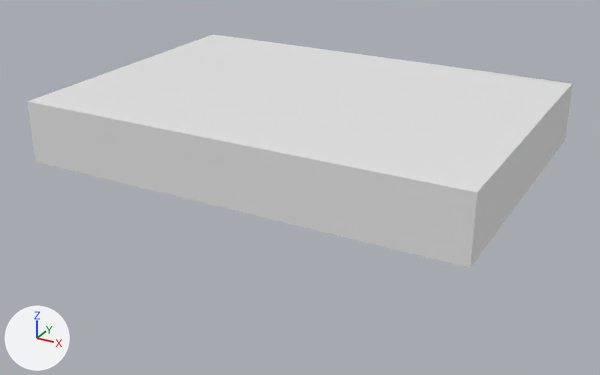
A saved change to the FBX model Assets/Models/Shrine/Fogo/Walls.fbx.
Camera for both pictures: a 50 mm lens placed at (21.8, -66.5, 31.8), pointed at (-15.9, 2.1, -2.5). The axes (+X, +Y, +Z) are drawn at lower left. The lights are the same throughout. Materials are left out; every surface is plain grey. Where no turn or scale is listed for an object, it has been applied to the vertices.

In view in the first picture: 'Walls'.
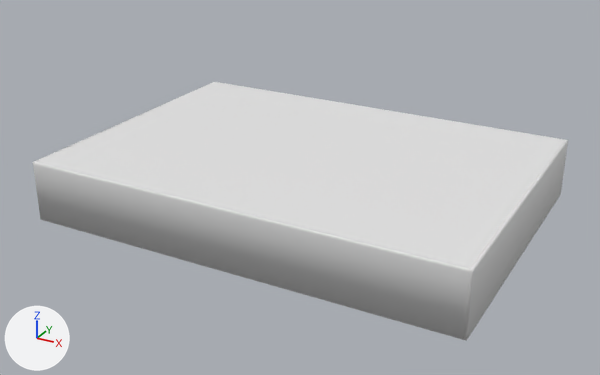
The newer file is also rescaled (x0.989), turned or shifted as a whole; pictures and numbers use the older file's frame.

Diff of the bpy script that builds the scene:
```diff
--- a/Assets/Models/Shrine/Fogo/Walls.fbx.py
+++ b/Assets/Models/Shrine/Fogo/Walls.fbx.py
@@ me_cube @@
 # used by ob_walls; location = (-20.68, 4.16, 4.14)
-me_cube.from_pydata(...)  # 442 vertices, 448 faces; spans x -17.4..27.1, y -16.1..15.5, z -3.2..3.1
+me_cube.from_pydata(...)  # 16 vertices, 9 faces; spans x -17.4..27.1, y -16.1..15.5, z -3.2
+# me_cube part 1
+# 212 vertices are removed from x -17.4..27.1, y -16.1..15.5, z -3.2..3.1
+# 228 faces are deleted
+# 10 vertices are added at x -17.4..27.1, y -16.1..15.5, z -3.2
+# 9 new faces join them
@@ me_cube_057 @@
+me_cube_057.from_pydata(...)  # 24 vertices, 17 faces; spans x -0.1..0.1, y -18.3..13.3, z -4.1..2.2
@@ me_cube_006 @@
+me_cube_006.from_pydata(...)  # 30 vertices, 24 faces; spans x -0.2..0.2, y -14.8..17.0, z -4.1..2.2
@@ me_cube_007 @@
+me_cube_007.from_pydata(...)  # 30 vertices, 23 faces; spans x -21.0..23.8, y -0.1..0.1, z -4.1..2.2
@@ me_cube_005 @@
+me_cube_005.from_pydata(...)  # 36 vertices, 29 faces; spans x -25.0..20.1, y -0.1..0.1, z -4.1..2.2
@@ ob_walls_043 @@
+ob_walls_043 = bpy.data.objects.new('Walls.043', me_cube_057)
+ob_walls_043.location = (-38.22, 6.36, -1.23)
@@ ob_walls_005 @@
+ob_walls_005 = bpy.data.objects.new('Walls.005', me_cube_006)
+ob_walls_005.location = (6.62, 2.66, -1.23)
@@ ob_walls_006 @@
+ob_walls_006 = bpy.data.objects.new('Walls.006', me_cube_007)
+ob_walls_006.location = (-17.35, -12.03, -1.23)
@@ ob_walls_004 @@
+ob_walls_004 = bpy.data.objects.new('Walls.004', me_cube_005)
+ob_walls_004.location = (-13.32, 19.71, -1.23)
```

Where the change shows, as pixel boxes [x1, y1, x2, y2] in the pictures (600 x 375 px):
'Walls', reshaped (20% shorter): before [27, 34, 573, 268]; after [36, 82, 565, 268]
'Walls.006', added: after [33, 162, 470, 340]
'Walls.005', added: after [463, 140, 568, 341]
'Walls.004', added: after [217, 82, 568, 195]
'Walls.043', added: after [34, 82, 214, 162]
